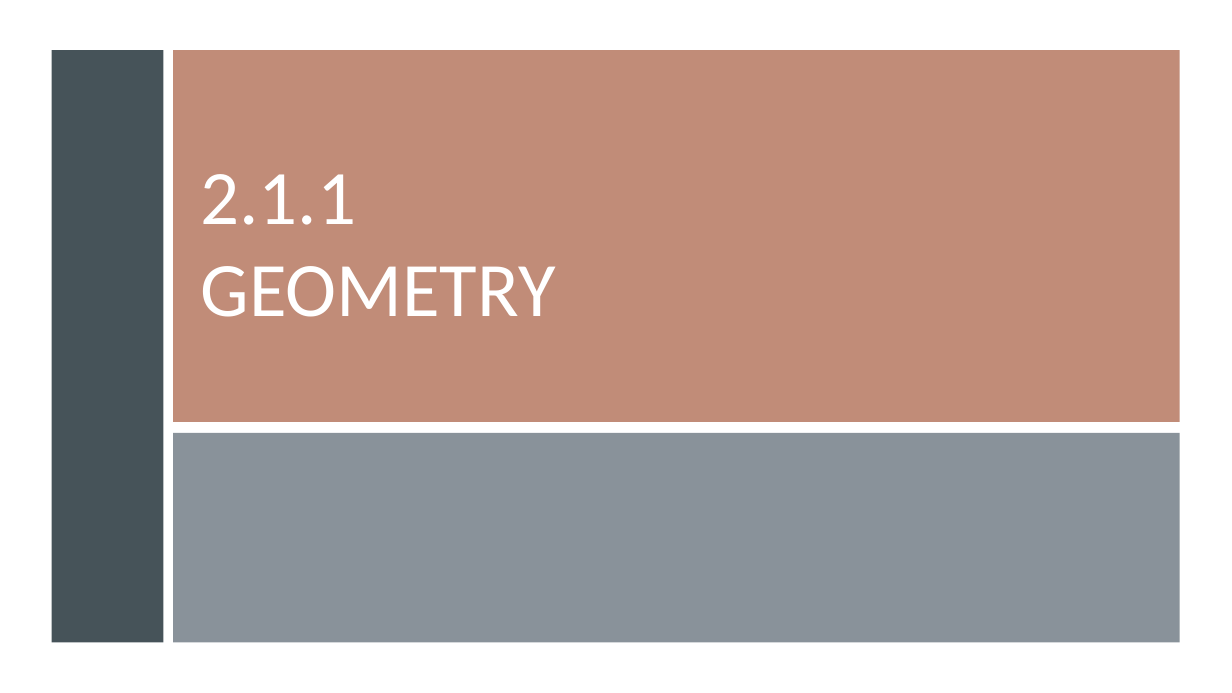
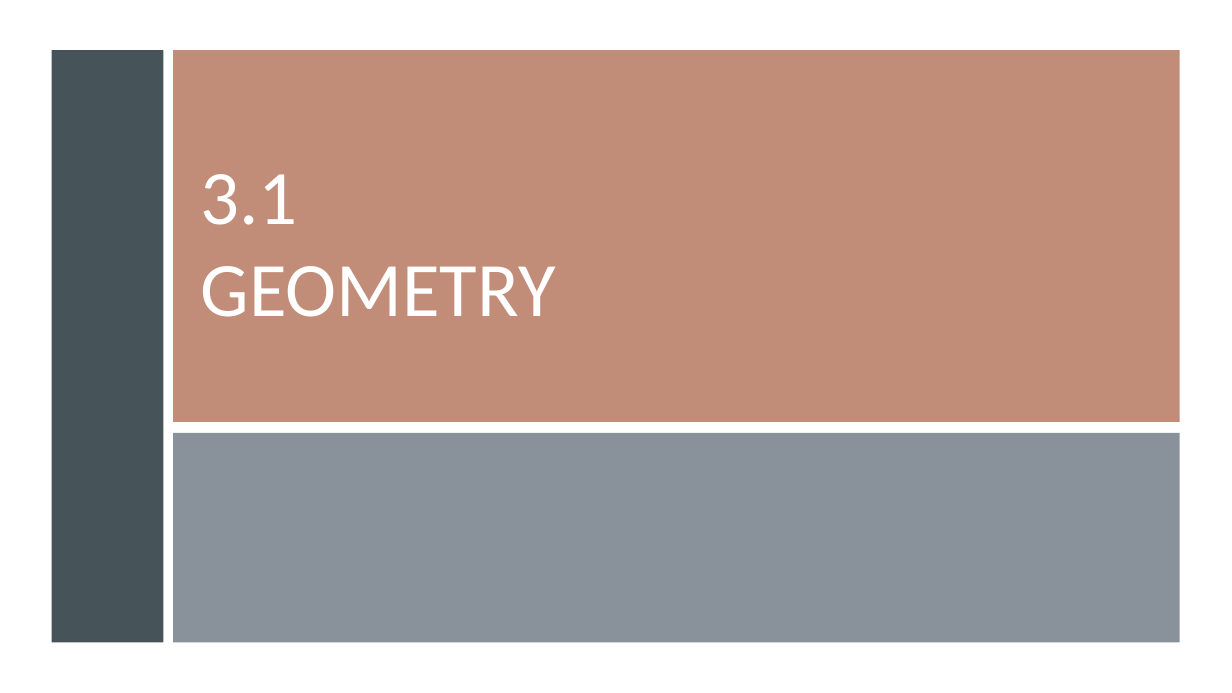
Before and after one commit to gisynw/ssj-376, a slide deck: slide 3 of docs/Lectures/Week03/Week03_SpatialData.pptx. Drawn at 1232x693 pixels with LibreOffice and Linux fonts; fonts in the diff are those of the drawing. Boxes give left, top, right and bottom in pixels: in the first picture for what was removed or moved away, otherwise in the second. Text is boxed around its words. In the diff, an @@ line names an element or a change of style, - is before the commit and + after.

```diff
--- a/docs/Lectures/Week03/Week03_SpatialData.pptx
+++ b/docs/Lectures/Week03/Week03_SpatialData.pptx
@@ title at (x1=201, y1=174, x2=556, y2=317): text changed @@
-2.1.1
-GEOMETRY
+3.1
+GEOMETRY
```
Also in this commit, not shown: 17 other slides changed, 17 slides added, 5 slides removed, 7 other files.
